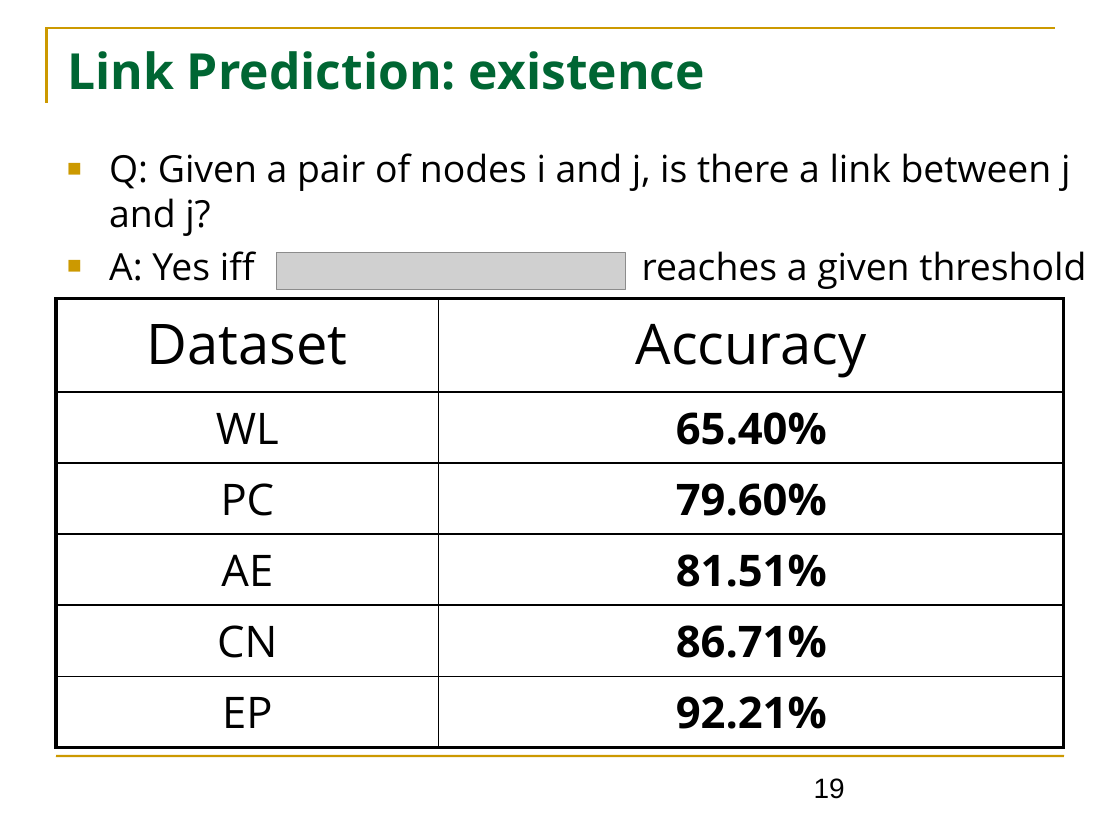
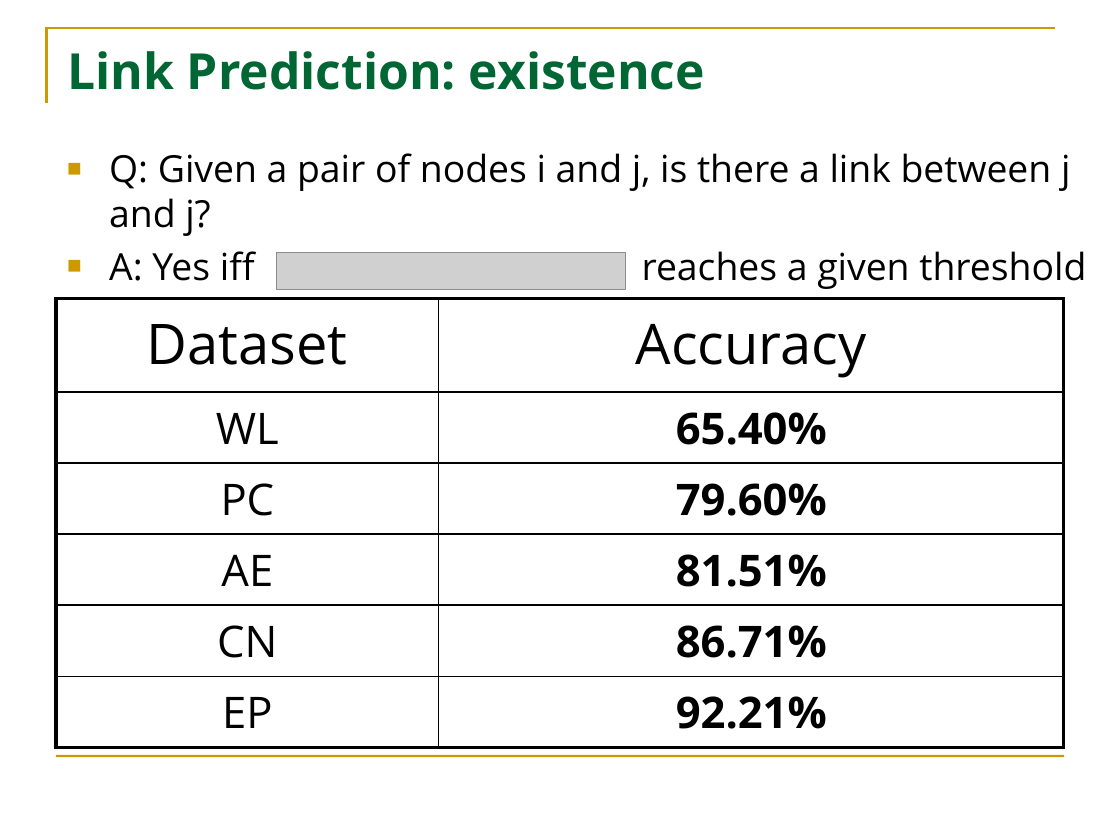
Before and after one commit to HuanSGT/rw-dir-prox, a slide deck: slide 19 of Random Walk based Proximity Measures in Directed Graphs.pptx. Drawn at 1120x840 pixels with LibreOffice and Linux fonts; fonts in the diff are those of the drawing; grey boxes stand for pictures. Boxes give left, top, right and bottom in pixels: in the first picture for what was removed or moved away, otherwise in the second. Text is boxed around its words. In the diff, an @@ line names an element or a change of style, - is before the commit and + after.

```diff
--- a/Random Walk based Proximity Measures in Directed Graphs.pptx
+++ b/Random Walk based Proximity Measures in Directed Graphs.pptx
@@ page number removed at (x1=814, y1=778, x2=845, y2=799) @@
-19
```
Also in this commit, not shown: 4 other slides changed, 1 slide added.
